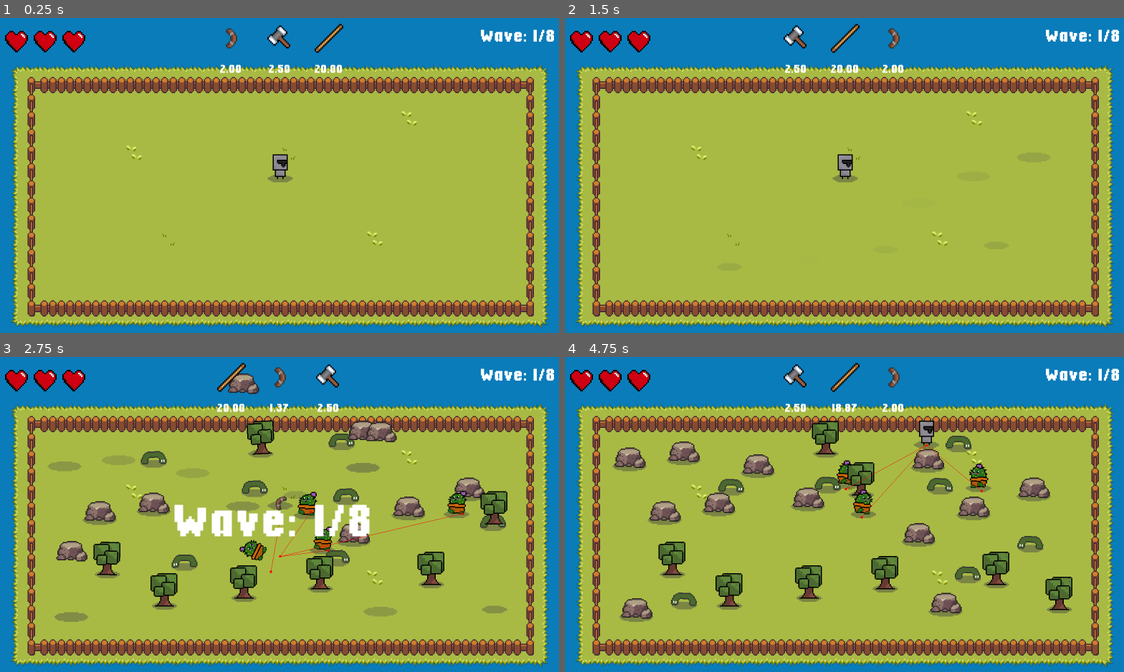
Above: before the commit, frames 1-4 (two rows, left to right).
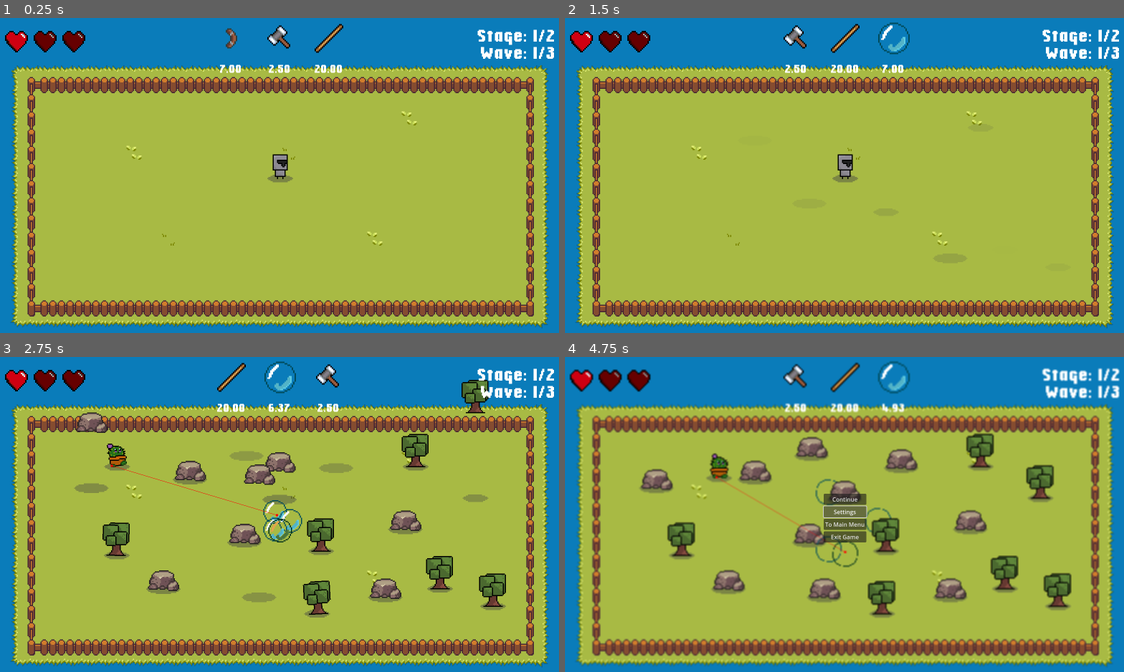
Above: after the commit, the same moments.

Repository: TiltAddictive/air-island
Game: Godot game, scene res://scenes/levels/main_level.tscn
Same seed, same stepped clock (60 frames per second), same inputs: the game is played once before the commit and once after it. The engine's default icon, where the game draws it, is replaced by a stand-in: a white triangle on a blue panel in a dark square.
Inputs (mouse positions are in pixels of both pictures, inside the frame that each line leads up to):
- Up to frame 1 (0.25 s): no input
- Up to frame 2 (1.5 s): tap Enter at 0.5 s; hold E (choose_right) 0.53-1.28 s; tap Space (attack) at 0.6, 1.25, 1.35 s; hold Down (ui_down) from 1.28 s (still down)
- Up to frame 3 (2.75 s): release Down (ui_down) at 2.03 s; hold E (choose_right) from 2.03 s (still down); tap Space (attack) at 2.1 s
- Up to frame 4 (4.75 s): release E (choose_right) at 2.78 s; hold Up (ui_up) 2.78-3.53 s; tap Space (attack) at 2.85, 3.6 s; hold Q (choose_left) 3.53-4.25 s; tap Escape (ui_pause, bound only after the commit) at 4.15 s; click (844, 511) at 4.25 s, where only the run after the commit has a clickable "Settings"

The runs differ from the first frame. In frame 1, 0.6% of the frame differs, in the area x 6-100%, y 3-18%; in frame 2, 0.9%; in frame 3, 17%; in frame 4, 24%, in the area x 0-100%, y 1-99%.

Commit message:
Added boss, stages and Pause Menu

Diff:
--- a/project.godot
+++ b/project.godot
@@ -79,6 +79,12 @@
 , Object(InputEventJoypadButton,"resource_local_to_scene":false,"resource_name":"","device":-1,"button_index":10,"pressure":0.0,"pressed":true,"script":null)
 ]
 }
+ui_pause={
+"deadzone": 0.5,
+"events": [Object(InputEventKey,"resource_local_to_scene":false,"resource_name":"","device":-1,"window_id":0,"alt_pressed":false,"shift_pressed":false,"ctrl_pressed":false,"meta_pressed":false,"pressed":false,"keycode":0,"physical_keycode":4194305,"key_label":0,"unicode":0,"location":0,"echo":false,"script":null)
+, Object(InputEventJoypadButton,"resource_local_to_scene":false,"resource_name":"","device":-1,"button_index":6,"pressure":0.0,"pressed":false,"script":null)
+]
+}
 
 [internationalization]
 
--- a/resourses/localizations/locale.csv
+++ b/resourses/localizations/locale.csv
@@ -4,4 +4,4 @@
 hammerTitle,Молот,Hammer
 bubbleTitle,Пузырь,Bubble
 stickTitle,Палка,Stick
-wave_count_text,"Волна: %d/%d","Wave: %d/%d"
+wave_count_text,"Этап: %d/%d\nВолна: %d/%d","Stage: %d/%d\nWave: %d/%d"
--- /dev/null
+++ b/resourses/shaders/blur.gdshader
@@ -0,0 +1,28 @@
+shader_type canvas_item;
+
+uniform sampler2D SCREEN_TEXTURE : hint_screen_texture, filter_linear_mipmap;
+uniform float blur_size : hint_range(0.0, 10.0) = 2.0;
+
+void fragment() {
+    vec2 uv = SCREEN_UV;
+    vec4 sum = vec4(0.0);
+
+    // Размер одного пикселя (текселя), зависящий от blur_size
+    vec2 texel_size = vec2(blur_size) / vec2(textureSize(SCREEN_TEXTURE, 0));
+
+    // Простая 9-семпловая матрица размытия
+    sum += texture(SCREEN_TEXTURE, uv + texel_size * vec2(-1.0, -1.0));
+    sum += texture(SCREEN_TEXTURE, uv + texel_size * vec2( 0.0, -1.0));
+    sum += texture(SCREEN_TEXTURE, uv + texel_size * vec2( 1.0, -1.0));
+
+    sum += texture(SCREEN_TEXTURE, uv + texel_size * vec2(-1.0,  0.0));
+    sum += texture(SCREEN_TEXTURE, uv + texel_size * vec2( 0.0,  0.0));
+    sum += texture(SCREEN_TEXTURE, uv + texel_size * vec2( 1.0,  0.0));
+
+    sum += texture(SCREEN_TEXTURE, uv + texel_size * vec2(-1.0,  1.0));
+    sum += texture(SCREEN_TEXTURE, uv + texel_size * vec2( 0.0,  1.0));
+    sum += texture(SCREEN_TEXTURE, uv + texel_size * vec2( 1.0,  1.0));
+
+    // Усреднение
+    COLOR = sum / 9.0;
+}
--- /dev/null
+++ b/scenes/UI/pause_menu.tscn
@@ -0,0 +1,60 @@
+[gd_scene load_steps=4 format=3 uid="uid://bdj4o44dmm3t3"]
+
+[ext_resource type="Script" path="res://scripts/ui/pause_menu.gd" id="1_04nh5"]
+[ext_resource type="Shader" path="res://resourses/shaders/blur.gdshader" id="1_cotuh"]
+
+[sub_resource type="ShaderMaterial" id="ShaderMaterial_wwx8s"]
+shader = ExtResource("1_cotuh")
+shader_parameter/blur_size = 2.0
+
+[node name="PauseMenu" type="Control"]
+layout_mode = 3
+anchors_preset = 15
+anchor_right = 1.0
+anchor_bottom = 1.0
+grow_horizontal = 2
+grow_vertical = 2
+script = ExtResource("1_04nh5")
+
+[node name="BlurLayer" type="ColorRect" parent="."]
+z_index = 2
+material = SubResource("ShaderMaterial_wwx8s")
+layout_mode = 1
+anchors_preset = 15
+anchor_right = 1.0
+anchor_bottom = 1.0
+grow_horizontal = 2
+grow_vertical = 2
+color = Color(1, 1, 1, 0.184314)
+
+[node name="CenterContainer" type="CenterContainer" parent="BlurLayer"]
+layout_mode = 1
+anchors_preset = 15
+anchor_right = 1.0
+anchor_bottom = 1.0
+grow_horizontal = 2
+grow_vertical = 2
+
+[node name="VBoxContainer" type="VBoxContainer" parent="BlurLayer/CenterContainer"]
+layout_mode = 2
+
+[node name="ContinueButton" type="Button" parent="BlurLayer/CenterContainer/VBoxContainer"]
+layout_mode = 2
+text = "Continue"
+
+[node name="SettingsButton" type="Button" parent="BlurLayer/CenterContainer/VBoxContainer"]
+layout_mode = 2
+text = "Settings"
+
+[node name="ToMainMenuButton" type="Button" parent="BlurLayer/CenterContainer/VBoxContainer"]
+layout_mode = 2
+text = "To Main Menu"
+
+[node name="ExitGameButton" type="Button" parent="BlurLayer/CenterContainer/VBoxContainer"]
+layout_mode = 2
+text = "Exit Game"
+
+[connection signal="pressed" from="BlurLayer/CenterContainer/VBoxContainer/ContinueButton" to="." method="_on_continue_button_pressed"]
+[connection signal="pressed" from="BlurLayer/CenterContainer/VBoxContainer/SettingsButton" to="." method="_on_settings_button_pressed"]
+[connection signal="pressed" from="BlurLayer/CenterContainer/VBoxContainer/ToMainMenuButton" to="." method="_on_to_main_menu_button_pressed"]
+[connection signal="pressed" from="BlurLayer/CenterContainer/VBoxContainer/ExitGameButton" to="." method="_on_exit_game_button_pressed"]
--- a/scenes/enemies/bosses/fly_boss.tscn
+++ b/scenes/enemies/bosses/fly_boss.tscn
@@ -44,10 +44,8 @@
 "flying": SubResource("Animation_tdjbs")
 }
 
-[sub_resource type="Animation" id="Animation_g8sba"]
-resource_name = "wings_busting"
-length = 0.2
-loop_mode = 1
+[sub_resource type="Animation" id="Animation_tw4ok"]
+length = 0.001
 tracks/0/type = "value"
 tracks/0/imported = false
 tracks/0/enabled = true
@@ -55,10 +53,10 @@
 tracks/0/interp = 1
 tracks/0/loop_wrap = true
 tracks/0/keys = {
-"times": PackedFloat32Array(0, 0.1),
-"transitions": PackedFloat32Array(1, 1),
-"update": 0,
-"values": [0.541052, -0.872665]
+"times": PackedFloat32Array(0),
+"transitions": PackedFloat32Array(1),
+"update": 0,
+"values": [0.541052]
 }
 tracks/1/type = "value"
 tracks/1/imported = false
@@ -67,10 +65,10 @@
 tracks/1/interp = 1
 tracks/1/loop_wrap = true
 tracks/1/keys = {
-"times": PackedFloat32Array(0, 0.1),
-"transitions": PackedFloat32Array(1, 1),
-"update": 0,
-"values": [2.60054, 4.01426]
+"times": PackedFloat32Array(0),
+"transitions": PackedFloat32Array(1),
+"update": 0,
+"values": [2.60054]
 }
 tracks/2/type = "value"
 tracks/2/imported = false
@@ -79,10 +77,10 @@
 tracks/2/interp = 1
 tracks/2/loop_wrap = true
 tracks/2/keys = {
-"times": PackedFloat32Array(0, 0.1),
-"transitions": PackedFloat32Array(1, 1),
-"update": 0,
-"values": [-0.872665, 0.541052]
+"times": PackedFloat32Array(0),
+"transitions": PackedFloat32Array(1),
+"update": 0,
+"values": [0.0]
 }
 tracks/3/type = "value"
 tracks/3/imported = false
@@ -91,14 +89,16 @@
 tracks/3/interp = 1
 tracks/3/loop_wrap = true
 tracks/3/keys = {
-"times": PackedFloat32Array(0, 0.1),
-"transitions": PackedFloat32Array(1, 1),
-"update": 0,
-"values": [0.872665, -0.541052]
-}
-
-[sub_resource type="Animation" id="Animation_tw4ok"]
-length = 0.001
+"times": PackedFloat32Array(0),
+"transitions": PackedFloat32Array(1),
+"update": 0,
+"values": [0.0]
+}
+
+[sub_resource type="Animation" id="Animation_g8sba"]
+resource_name = "wings_busting"
+length = 0.2
+loop_mode = 1
 tracks/0/type = "value"
 tracks/0/imported = false
 tracks/0/enabled = true
@@ -106,10 +106,10 @@
 tracks/0/interp = 1
 tracks/0/loop_wrap = true
 tracks/0/keys = {
-"times": PackedFloat32Array(0),
-"transitions": PackedFloat32Array(1),
-"update": 0,
-"values": [0.541052]
+"times": PackedFloat32Array(0, 0.1),
+"transitions": PackedFloat32Array(1, 1),
+"update": 0,
+"values": [0.541052, -0.872665]
 }
 tracks/1/type = "value"
 tracks/1/imported = false
@@ -118,10 +118,10 @@
 tracks/1/interp = 1
 tracks/1/loop_wrap = true
 tracks/1/keys = {
-"times": PackedFloat32Array(0),
-"transitions": PackedFloat32Array(1),
-"update": 0,
-"values": [2.60054]
+"times": PackedFloat32Array(0, 0.1),
+"transitions": PackedFloat32Array(1, 1),
+"update": 0,
+"values": [2.60054, 4.01426]
 }
 tracks/2/type = "value"
 tracks/2/imported = false
@@ -130,10 +130,10 @@
 tracks/2/interp = 1
 tracks/2/loop_wrap = true
 tracks/2/keys = {
-"times": PackedFloat32Array(0),
-"transitions": PackedFloat32Array(1),
-"update": 0,
-"values": [0.0]
+"times": PackedFloat32Array(0, 0.1),
+"transitions": PackedFloat32Array(1, 1),
+"update": 0,
+"values": [-0.872665, 0.541052]
 }
 tracks/3/type = "value"
 tracks/3/imported = false
@@ -142,10 +142,10 @@
 tracks/3/interp = 1
 tracks/3/loop_wrap = true
 tracks/3/keys = {
-"times": PackedFloat32Array(0),
-"transitions": PackedFloat32Array(1),
-"update": 0,
-"values": [0.0]
+"times": PackedFloat32Array(0, 0.1),
+"transitions": PackedFloat32Array(1, 1),
+"update": 0,
+"values": [0.872665, -0.541052]
 }
 
 [sub_resource type="AnimationLibrary" id="AnimationLibrary_d7rkp"]
@@ -167,7 +167,7 @@
 bullet_scene = ExtResource("3_eg2sn")
 SATISFACTORY_DIRECTION_DISTANCE = 700.0
 RAYCAST_ATTEMPTS = 10
-MAX_HP = 10.0
+MAX_HP = 1.0
 SPEED = 200.0
 
 [node name="Wings" type="Node2D" parent="RotationalPart" index="0"]
--- a/scenes/levels/main_level.tscn
+++ b/scenes/levels/main_level.tscn
@@ -16,6 +16,7 @@
 [ext_resource type="PackedScene" uid="uid://c5dxkmwrgebu6" path="res://scenes/technical/zone_spawner.tscn" id="11_paba4"]
 [ext_resource type="PackedScene" uid="uid://b0gdisdm7gqtv" path="res://scenes/player/player_hp_bar.tscn" id="12_8ygty"]
 [ext_resource type="PackedScene" uid="uid://cvv6nh00bjkmb" path="res://scenes/UI/wave_manager_ui.tscn" id="13_gsec8"]
+[ext_resource type="PackedScene" uid="uid://bdj4o44dmm3t3" path="res://scenes/UI/pause_menu.tscn" id="17_84b38"]
 
 [sub_resource type="TileSetAtlasSource" id="TileSetAtlasSource_0y7sw"]
 texture = ExtResource("4_sdcbw")
@@ -243,3 +244,7 @@
 offset_bottom = 450.0
 grow_horizontal = 2
 scale = Vector2(2, 2)
+
+[node name="PauseMenu" parent="CanvasLayer" node_paths=PackedStringArray("main_level") instance=ExtResource("17_84b38")]
+visible = false
+main_level = NodePath("../..")
--- a/scenes/player/player.tscn
+++ b/scenes/player/player.tscn
@@ -181,6 +181,38 @@
 "move": SubResource("Animation_sskjo")
 }
 
+[sub_resource type="Animation" id="Animation_4nr0h"]
+length = 0.001
+tracks/0/type = "value"
+tracks/0/imported = false
+tracks/0/enabled = true
+tracks/0/path = NodePath(".:frame")
+tracks/0/interp = 1
+tracks/0/loop_wrap = true
+tracks/0/keys = {
+"times": PackedFloat32Array(0),
+"transitions": PackedFloat32Array(1),
+"update": 1,
+"values": [0]
+}
+
+[sub_resource type="Animation" id="Animation_radcj"]
+resource_name = "invulnerability_anim"
+length = 0.3
+loop_mode = 1
+tracks/0/type = "value"
+tracks/0/imported = false
+tracks/0/enabled = true
+tracks/0/path = NodePath(".:frame")
+tracks/0/interp = 1
+tracks/0/loop_wrap = true
+tracks/0/keys = {
+"times": PackedFloat32Array(0, 0.15),
+"transitions": PackedFloat32Array(1, 1),
+"update": 1,
+"values": [5, 4]
+}
+
 [sub_resource type="Animation" id="Animation_tex01"]
 resource_name = "run"
 length = 0.8
@@ -196,38 +228,6 @@
 "transitions": PackedFloat32Array(1, 1, 1, 1),
 "update": 1,
 "values": [0, 1, 2, 3]
-}
-
-[sub_resource type="Animation" id="Animation_4nr0h"]
-length = 0.001
-tracks/0/type = "value"
-tracks/0/imported = false
-tracks/0/enabled = true
-tracks/0/path = NodePath(".:frame")
-tracks/0/interp = 1
-tracks/0/loop_wrap = true
-tracks/0/keys = {
-"times": PackedFloat32Array(0),
-"transitions": PackedFloat32Array(1),
-"update": 1,
-"values": [0]
-}
-
-[sub_resource type="Animation" id="Animation_radcj"]
-resource_name = "invulnerability_anim"
-length = 0.3
-loop_mode = 1
-tracks/0/type = "value"
-tracks/0/imported = false
-tracks/0/enabled = true
-tracks/0/path = NodePath(".:frame")
-tracks/0/interp = 1
-tracks/0/loop_wrap = true
-tracks/0/keys = {
-"times": PackedFloat32Array(0, 0.15),
-"transitions": PackedFloat32Array(1, 1),
-"update": 1,
-"values": [5, 4]
 }
 
 [sub_resource type="AnimationLibrary" id="AnimationLibrary_6fxnl"]
--- a/scenes/weapons/bubble.tscn
+++ b/scenes/weapons/bubble.tscn
@@ -3,6 +3,21 @@
 [ext_resource type="PackedScene" uid="uid://bu1oollavc5jl" path="res://scenes/weapons/default_weapon.tscn" id="1_j2pbv"]
 [ext_resource type="Texture2D" uid="uid://ywm6tt6wx7lg" path="res://resourses/sprites/weapons/soap bubble.png" id="2_rrwsd"]
 [ext_resource type="Script" path="res://scripts/weapons/technical/bubble.gd" id="2_vatiu"]
+
+[sub_resource type="Animation" id="Animation_ryg7e"]
+length = 0.001
+tracks/0/type = "value"
+tracks/0/imported = false
+tracks/0/enabled = true
+tracks/0/path = NodePath(".:frame")
+tracks/0/interp = 1
+tracks/0/loop_wrap = true
+tracks/0/keys = {
+"times": PackedFloat32Array(0),
+"transitions": PackedFloat32Array(1),
+"update": 1,
+"values": [0]
+}
 
 [sub_resource type="Animation" id="Animation_tpdw3"]
 resource_name = "idle"
@@ -19,21 +34,6 @@
 "transitions": PackedFloat32Array(1, 1),
 "update": 1,
 "values": [0, 1]
-}
-
-[sub_resource type="Animation" id="Animation_ryg7e"]
-length = 0.001
-tracks/0/type = "value"
-tracks/0/imported = false
-tracks/0/enabled = true
-tracks/0/path = NodePath(".:frame")
-tracks/0/interp = 1
-tracks/0/loop_wrap = true
-tracks/0/keys = {
-"times": PackedFloat32Array(0),
-"transitions": PackedFloat32Array(1),
-"update": 1,
-"values": [0]
 }
 
 [sub_resource type="Animation" id="Animation_gxlca"]
--- a/scripts/enemies/bosses/fly_boss.gd
+++ b/scripts/enemies/bosses/fly_boss.gd
@@ -38,7 +38,6 @@
 
 func _physics_process(delta: float) -> void:
 	super._physics_process(delta)
-	print(animation_player.current_animation)
 	var is_collided: bool = move_and_slide()
 	if is_collided and collision_check_timer.time_left == 0:
 		direction = Vector2.ZERO
--- a/scripts/global/run_global.gd
+++ b/scripts/global/run_global.gd
@@ -30,20 +30,26 @@
 ]
 var weapon_timers: Array[Timer] = []
 
+@onready var weapon_path_util: WeaponPathUtil = WeaponPathUtil.new()
+
 var rng = RandomNumberGenerator.new()
 
 
 func _ready() -> void:
-	new_run()
+	pass
 
 
 func new_run() -> void:
-	player_hp = player_max_hp
-	rng.randomize()
+	weapon_path_util.update_current_player_weapons()
 	initialize_weapon_timers()
+
 
 func initialize_run() -> void:
 	player_hp = player_max_hp
+
+
+func initialize_new_weapons():
+	pass
 
 
 func initialize_weapon_timers():
--- a/scripts/levels/main_level.gd
+++ b/scripts/levels/main_level.gd
@@ -10,7 +10,6 @@
 @onready var run_progress_data: RunProgressData = RunProgressData.new()
 
 func _ready():
-	RunGlobal.new_run()
 	enemy_wave_manager.connect("wave_ends", wave_ends)
 	enemy_wave_manager.connect("wave_starts", wave_starts)
 	enemy_wave_manager.connect("stage_ends", stage_ends)
@@ -20,8 +19,12 @@
 	RunGlobal.ENEMY_WAVE_MANAGER_NODE = $Technical/EnemyWaveManager
 	RunGlobal.player_run_out_of_hp.connect(player_died)
 	player.connect("player_removed_from_tree", run_ends)
-	new_stage()
-	run_progress_data.save_run()
+
+	var load_success: bool = run_progress_data.load_game()
+	RunGlobal.new_run()
+	if enemy_wave_manager.current_wave == enemy_wave_manager.waves_amount:
+		new_stage()
+	enemy_wave_manager.start()
 
 
 func new_stage(stun: bool = true):
@@ -37,6 +40,7 @@
 
 func _process(delta: float) -> void:
 	calc_choose_weapon_input()
+	calc_pause()
 
 
 func calc_choose_weapon_input():
@@ -52,7 +56,18 @@
 	RunGlobal.swith_weapon(sign(weapon_input))
 
 
+func calc_pause():
+	if Input.is_action_just_pressed("ui_pause"):
+		toggle_pause()
+
+
+func toggle_pause():
+	get_tree().paused = !get_tree().paused
+	$CanvasLayer/PauseMenu.visible = get_tree().paused
+
+
 func player_died():
+	run_progress_data.delete_save_file()
 	get_tree().paused = true
 	camera_2d.zoom_camera_on_player()
 
@@ -60,10 +75,14 @@
 func run_ends():
 	enemy_wave_manager.waiting = false
 	get_tree().paused = false
+	run_progress_data.delete_save_file()
 	get_tree().reload_current_scene()
 
 
 func wave_starts(wave_num: int):
+	print("wave_num: ", wave_num)
+	if wave_num == 1:
+		run_progress_data.save_run()
 	wave_manager_ui.start_new_wave_animation()
 
 func wave_ends(wave_ends_num: int, waves_amount: int):
@@ -85,6 +104,7 @@
 
 
 func stage_ends(current_stage: int, stages_amount: int):
+	print("stage_ends(", current_stage, ", ", stages_amount, ")")
 	if current_stage == stages_amount:
 		run_ends()
 		return
--- a/scripts/technical/enemy_wave_manager.gd
+++ b/scripts/technical/enemy_wave_manager.gd
@@ -34,7 +34,7 @@
 var generating_opponents_delay_time: float = 2
 
 func _ready() -> void:
-	start()
+	pass
 
 
 func start() -> void:
@@ -91,7 +91,7 @@
 func generate_waves() -> void:
 	WAVES = {}
 	current_wave = 1
-	waves_amount = randi_range(MIN_VAWES_AMOUNT, MAX_VAWES_AMOUNT)
+	waves_amount = randi_range(2,4)#randi_range(MIN_VAWES_AMOUNT, MAX_VAWES_AMOUNT)
 	for i in range(1, waves_amount + 1):
 		WAVES[i] = {
 			"tieres": get_available_tieres_in_wave(i),
@@ -112,12 +112,13 @@
 
 
 func get_amount_of_enemies_in_wave(curent_wave: int) -> int:
-	return 10 + int(current_wave * 1.7)
+	return 1#10 + int(current_wave * 1.7)
 
 func _on_generating_opponents_delay_timer_timeout() -> void:
 	if ENEMY_NODE.get_child_count() > 0:
 		generating_opponents_delay_timer.start(generating_opponents_delay_time)
 		return
+
 	wave_starts.emit(current_wave)
 	ConstantsGlobal.clear_node(ENEMY_BULLETS_NODE)
 
--- /dev/null
+++ b/scripts/technical/player_weapon_choyser.gd
@@ -0,0 +1,32 @@
+extends Node
+class_name WeaponPathUtil
+
+@export var WEAPON_PREFIX_PATH: String = "res://scenes/weapons/"
+@export var BAN_WEAPON_PATHES: Array[String] = ["res://scenes/weapons/default_weapon.tscn"]
+
+func get_player_weapons() -> Array[String]:
+	var weapons = RunGlobal.weapons
+	var result: Array[String] = []
+	for weapon in weapons:
+		result.append(weapon.resource_path)
+	return result
+
+
+func update_current_player_weapons() -> void:
+	var player_weapons_amount: int = RunGlobal.weapons.size()
+	RunGlobal.weapons = []
+	for i in range(player_weapons_amount):
+		RunGlobal.weapons.append(load(get_new_weapon_path()))
+
+
+func get_new_weapons_pathes() -> Array[String]:
+	var all_weapons: Array[String] = PathUtils.get_scenes_from_path(WEAPON_PREFIX_PATH)
+	var current_weapons = get_player_weapons()
+	return all_weapons.filter(func(w): return not current_weapons.has(w) and not BAN_WEAPON_PATHES.has(w))
+
+
+func get_new_weapon_path() -> String:
+	var val = get_new_weapons_pathes().pick_random()
+	if val == null:
+		return ""
+	return val
--- a/scripts/technical/save_run_progress.gd
+++ b/scripts/technical/save_run_progress.gd
@@ -7,17 +7,13 @@
 func _ready() -> void:
 	verify_save_directory(save_file_path)
 
-#@export var waves_amount: int = 1
-#@export var current_wave: int = 1
-#@export var stages_amount: int = 2
-#@export var current_stage: int = 1
 
 func save_run():
 	verify_save_directory(save_file_path)
 	var save_data = {
 		"player_hp": RunGlobal.player_hp,
 		"player_max_hp": RunGlobal.player_max_hp,
-		"player_position": RunGlobal.PLAYER.global_position,
+		"player_position": [RunGlobal.PLAYER.global_position.x, RunGlobal.PLAYER.global_position.y],
 		"weapons": get_weapon_pathes(),
 		"waves_amount": RunGlobal.ENEMY_WAVE_MANAGER_NODE.waves_amount,
 		"current_wave": RunGlobal.ENEMY_WAVE_MANAGER_NODE.current_wave,
@@ -34,13 +30,12 @@
 		print("Failed to save the game.")
 		print(file)
 	debug_print_save_file()
-	load_game()
 
 
-func load_game():
+func load_game() -> bool:
 	if not FileAccess.file_exists(save_file_path + save_file_name):
 		print("No save file found!")
-		return
+		return false
 
 	var file = FileAccess.open(save_file_path + save_file_name, FileAccess.READ)
 	var json_string = file.get_as_text()
@@ -51,18 +46,37 @@
 		print("Failed to parse save file.")
 
 	var save_data = json.get_data()
-	print("SAVE_DATA: ", save_data)
+	load_from_json(save_data)
+	print("Save file loaded successfully")
+	return true
+
+
+func load_from_json(save_data):
 	var loaded_weapons: Array[PackedScene] = []
 	for path in save_data["weapons"]:
 		var scene = load(path)
 		if scene:
 			loaded_weapons.append(scene)
 	RunGlobal.weapons = loaded_weapons
-	print("Weapons loaded: ", RunGlobal.weapons)
+	RunGlobal.player_max_hp = save_data["player_max_hp"]
+	RunGlobal.player_hp = save_data["player_hp"]
+	# RunGlobal.PLAYER.global_position = Vector2(save_data["player_position"][0], save_data["player_position"][0])
+	RunGlobal.ENEMY_WAVE_MANAGER_NODE.stages_amount = save_data["stages_amount"]
+	RunGlobal.ENEMY_WAVE_MANAGER_NODE.current_stage = save_data["current_stage"]
 
 
 func verify_save_directory(path: String):
 	DirAccess.make_dir_absolute(path)
+
+
+func delete_save_file():
+	print("try to delete save file")
+	var path = save_file_path + save_file_name
+	if FileAccess.file_exists(path):
+		DirAccess.remove_absolute(path)
+		print("Save file deleted.")
+	else:
+		print("No save file to delete.")
 
 
 func get_weapon_pathes() -> Array[String]:
--- /dev/null
+++ b/scripts/ui/pause_menu.gd
@@ -0,0 +1,19 @@
+extends Control
+
+
+@export var main_level: Node
+
+func _on_continue_button_pressed() -> void:
+	main_level.toggle_pause()
+
+
+func _on_settings_button_pressed() -> void:
+	pass # Replace with function body.
+
+
+func _on_to_main_menu_button_pressed() -> void:
+	pass # Replace with function body.
+
+
+func _on_exit_game_button_pressed() -> void:
+	get_tree().quit()
--- a/scripts/ui/run_weapons.gd
+++ b/scripts/ui/run_weapons.gd
@@ -34,6 +34,9 @@
 
 
 func update_timer_label(timer_label: Label, index: int):
+	if index >= RunGlobal.weapon_timers.size():
+		timer_label.text = "--"
+		return
 	var timer: Timer = RunGlobal.weapon_timers[index]
 	var result: float = timer.time_left
 	if result == 0:
--- a/scripts/ui/switch_weapon.gd
+++ b/scripts/ui/switch_weapon.gd
@@ -2,11 +2,9 @@
 
 signal new_weapon_chosen
 
-@export var ENEMY_PREFIX_PATH: String = "res://scenes/weapons/"
-@export var BAN_WEAPON_PATHES: Array[String] = ["res://scenes/weapons/default_weapon.tscn"]
-
 @onready var new_weapon_icon: TextureRect = $VBoxContainer/NewWeaponContainer/NewWeaponCard/NewWeaponIcon
 @onready var new_weapon_name_label: Label = $VBoxContainer/NewWeaponContainer/NewWeaponCard/NewWeaponNameLabel
+@onready var weapon_path_util: WeaponPathUtil = WeaponPathUtil.new()
 
 var new_weapon_path: String
 var weapon_indexes
@@ -40,33 +38,12 @@
 
 
 func update_new_weapon_image():
-	new_weapon_path = get_new_weapon_path()
+	new_weapon_path = weapon_path_util.get_new_weapon_path()
 	new_weapon_info = PathUtils.get_weapon_scene_image_path_and_title(load(new_weapon_path))
 	new_weapon_icon.texture = load(
 		new_weapon_info[0]
 	)
 	new_weapon_name_label.text = tr(new_weapon_info[1])
-
-
-func get_new_weapons_pathes() -> Array[String]:
-	var all_weapons: Array[String] = PathUtils.get_scenes_from_path(ENEMY_PREFIX_PATH)
-	var current_weapons = get_player_weapons()
-	return all_weapons.filter(func(w): return not current_weapons.has(w) and not BAN_WEAPON_PATHES.has(w))
-
-
-func get_new_weapon_path() -> String:
-	var val = get_new_weapons_pathes().pick_random()
-	if val == null:
-		return ""
-	return get_new_weapons_pathes().pick_random()
-
-
-func get_player_weapons() -> Array[String]:
-	var weapons = RunGlobal.weapons
-	var result: Array[String] = []
-	for weapon in weapons:
-		result.append(weapon.resource_path)
-	return result
 
 
 func switch_weapon(weapon_index: float):
--- a/scripts/ui/wave_manager_ui.gd
+++ b/scripts/ui/wave_manager_ui.gd
@@ -6,11 +6,10 @@
 @onready var animation_player: AnimationPlayer = $AnimationPlayer
 
 func _ready() -> void:
-	# enemies_wave_manager.connect("wave_starts", start_new_wave_animation)
 	pass
 
 func _process(delta: float) -> void:
-	wave_counter_label.text = tr("wave_count_text") % [enemies_wave_manager.current_wave, enemies_wave_manager.waves_amount]
+	wave_counter_label.text = tr("wave_count_text") % [enemies_wave_manager.current_stage, enemies_wave_manager.stages_amount, enemies_wave_manager.current_wave, enemies_wave_manager.waves_amount]
 
 
 func start_new_wave_animation() -> void:
--- a/scripts/weapons/technical/bubble.gd
+++ b/scripts/weapons/technical/bubble.gd
@@ -24,7 +24,7 @@
 func spawn_clones():
 	if not with_player:
 		return
-	for i in range(number_of_clones):
+	for i in range(1, number_of_clones + 1):
 		var clone = self.duplicate()
 		var angle = (TAU / number_of_clones) * i
 		var direction = Vector2(cos(angle), sin(angle)).normalized()
Not shown: 1 places in scenes/levels/main_level.tscn that only renumber resources
